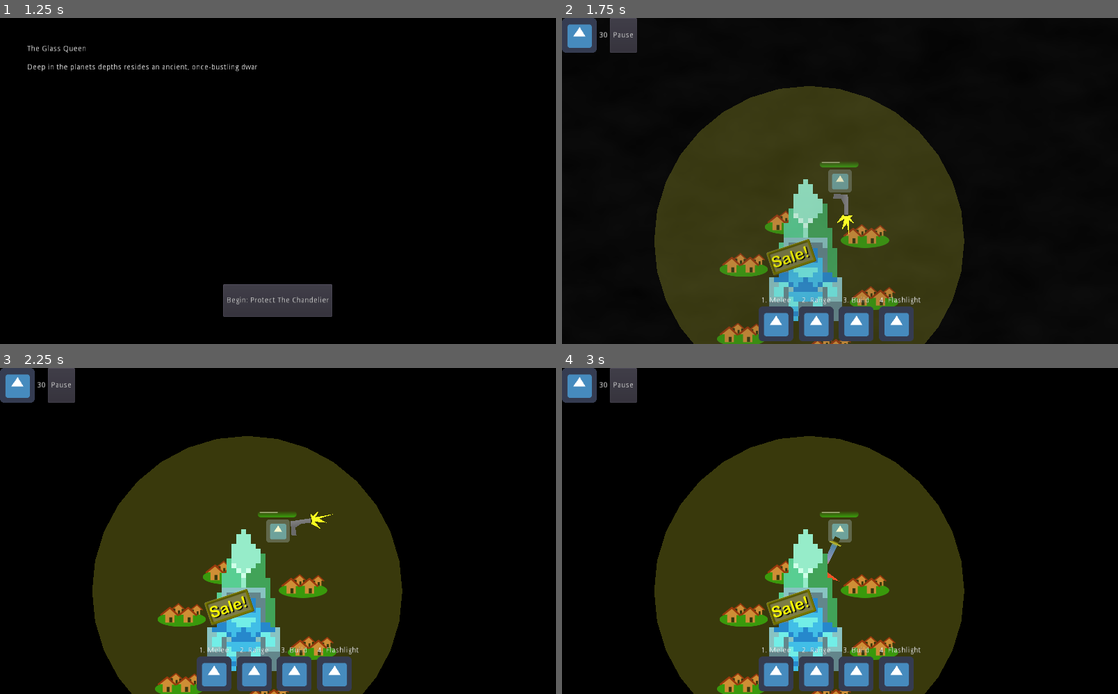
Above: before the commit, frames 1-4 (two rows, left to right).
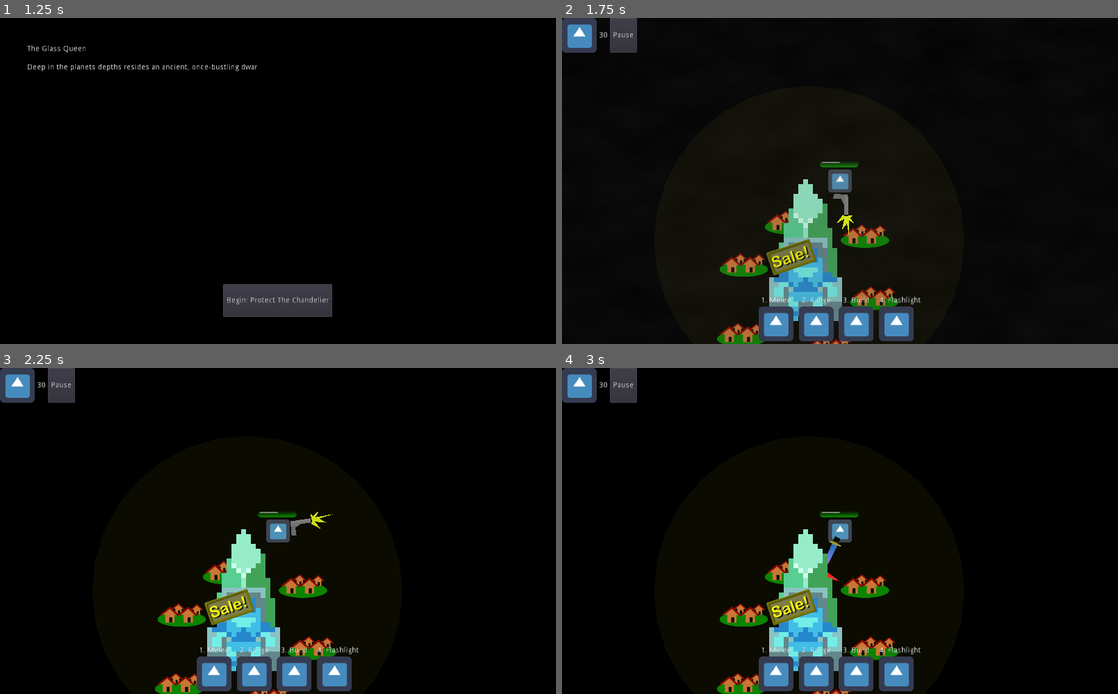
Above: after the commit, the same moments.

Repository: smclaughlan/GWJ52
Game: Godot game, scene res://Main.tscn
Same seed, same stepped clock (60 frames per second), same inputs: the game is played once before the commit and once after it. The engine's default icon, where the game draws it, is replaced by a stand-in: a white triangle on a blue panel in a dark square.
Inputs (mouse positions are in pixels of both pictures, inside the frame that each line leads up to):
- Up to frame 1 (1.25 s): click "Play" at 0.5 s
- Up to frame 2 (1.75 s): click "Begin: Protect The Chandelier" at 1.25 s
- Up to frame 3 (2.25 s): move the mouse to (400, 514) at 2.02 s; hold Space (right_hand) from 2.03 s (still down); tap G (build) at 2.1 s
- Up to frame 4 (3 s): release Space (right_hand) at 2.75 s; click (773, 674) at 2.77 s

Frame 1 is identical in both runs. In frame 2, 30% of the frame differs, in the area x 16-73%, y 20-100%; in frame 3, 30%; in frame 4, 30%.

Commit message:
pushing so Suricato can jump in.

Diff:
--- /dev/null
+++ b/GodotProject/Scenes/Objects/Projectiles/AOEProjectile.gd
@@ -0,0 +1,51 @@
+extends Area2D
+
+
+export var bullet_speed = 400.0
+export var bullet_damage = 20.0
+export var bullet_range = 300.0
+
+
+export var damage_attributes = {
+	"bleed":false,
+	"poison":false,
+	"fire":false,
+	"holy":false,
+	"armor_piercing":true,
+}
+
+enum States { DISABLED, INITIALIZING, MOVING, DEAD }
+var State = States.DISABLED
+
+signal hit(damage, impactVector, features)
+
+# Called when the node enters the scene tree for the first time.
+func _ready():
+	pass # Replace with function body.
+
+func init(pos, rot):
+	set_global_position(pos)
+	set_global_rotation(rot)
+	set_visible(true)
+	$CollisionShape2D.set_deferred("disabled", false)
+	State = States.MOVING
+
+# Called every frame. 'delta' is the elapsed time since the previous frame.
+func _process(delta):
+	if State == States.MOVING:
+		var fwdVector = (Vector2.RIGHT * bullet_speed).rotated(rotation)
+		position += fwdVector * delta * Global.game_speed
+
+
+func die():
+	# play some animation, then disappear
+	queue_free()
+
+
+func _on_Bullet_body_entered(body):
+	if body.has_method("_on_hit") and body != Global.player:
+		if not is_connected("hit", body, "_on_hit"):
+			var _err = connect("hit", body, "_on_hit")
+		var fwdVector = (Vector2.RIGHT * bullet_speed/3.0).rotated(rotation)
+		emit_signal("hit", bullet_damage, fwdVector, damage_attributes)
+		die()
--- /dev/null
+++ b/GodotProject/Scenes/Objects/Projectiles/AOEProjectile1.tscn
@@ -0,0 +1,26 @@
+[gd_scene load_steps=3 format=2]
+
+[ext_resource path="res://Scenes/Objects/Projectiles/AOEProjectile.gd" type="Script" id=1]
+
+[sub_resource type="RectangleShape2D" id=3]
+extents = Vector2( 97.5, 10 )
+
+[node name="AOEBomb" type="Area2D"]
+collision_layer = 8
+collision_mask = 2
+script = ExtResource( 1 )
+
+[node name="Sprite" type="Sprite" parent="."]
+
+[node name="Line2D" type="Line2D" parent="Sprite"]
+points = PoolVector2Array( 1, 0, 190, 0 )
+default_color = Color( 0.929412, 0.952941, 0.533333, 1 )
+
+[node name="CollisionShape2D" type="CollisionShape2D" parent="."]
+position = Vector2( 87.5, 0 )
+shape = SubResource( 3 )
+disabled = true
+
+[node name="DurationTimer" type="Timer" parent="."]
+
+[connection signal="body_entered" from="." to="." method="_on_Bullet_body_entered"]
--- /dev/null
+++ b/GodotProject/Scenes/Objects/Projectiles/GLUEProjectile.gd
@@ -0,0 +1,57 @@
+extends Area2D
+
+
+export var bullet_speed = 400.0
+export var bullet_damage = 20.0
+export var bullet_range = 300.0
+
+var elapsed_time : float
+
+export var damage_attributes = {
+	"glue":false,
+}
+
+enum States { DISABLED, INITIALIZING, MOVING, DEAD }
+var State = States.DISABLED
+
+signal hit(damage, impactVector, features)
+
+# Called when the node enters the scene tree for the first time.
+func _ready():
+	pass # Replace with function body.
+
+func init(pos, rot):
+	set_global_position(pos)
+	set_global_rotation(rot)
+	set_visible(true)
+	$CollisionShape2D.set_deferred("disabled", false)
+	State = States.MOVING
+
+# Called every frame. 'delta' is the elapsed time since the previous frame.
+func _process(delta):
+	elapsed_time += delta
+	if State == States.MOVING:
+		var amplitude = 830.0
+		var frequency = 0.01
+		var offsetVector = sin(elapsed_time/frequency) * amplitude * Vector2.UP.rotated(rotation)
+		var fwdVector = ((Vector2.RIGHT * bullet_speed)+offsetVector).rotated(rotation)
+		position += fwdVector * delta * Global.game_speed
+
+
+func die():
+	# play some animation, then disappear
+	queue_free()
+
+
+func _on_Bullet_body_entered(body):
+	if body.has_method("_on_hit") and body != Global.player:
+		if not is_connected("hit", body, "_on_hit"):
+			var _err = connect("hit", body, "_on_hit")
+		var fwdVector = (Vector2.RIGHT * bullet_speed/3.0).rotated(rotation)
+		emit_signal("hit", bullet_damage, fwdVector, damage_attributes)
+		die()
+
+
+
+func _on_DurationTimer_timeout():
+	queue_free()
--- /dev/null
+++ b/GodotProject/Scenes/Objects/Projectiles/GLUEProjectile1.tscn
@@ -0,0 +1,36 @@
+[gd_scene load_steps=3 format=2]
+
+[ext_resource path="res://Scenes/Objects/Projectiles/GLUEProjectile.gd" type="Script" id=1]
+
+[sub_resource type="RectangleShape2D" id=3]
+extents = Vector2( 18, 10 )
+
+[node name="GLUEStream" type="Area2D"]
+collision_layer = 8
+collision_mask = 2
+script = ExtResource( 1 )
+bullet_damage = 0.0
+damage_attributes = {
+"glue": true
+}
+
+[node name="Sprite" type="Sprite" parent="."]
+
+[node name="Line2D" type="Line2D" parent="Sprite"]
+position = Vector2( -7.66507, 0 )
+scale = Vector2( 0.148325, 1 )
+points = PoolVector2Array( 1, 0, 190, 0 )
+default_color = Color( 0.333333, 0.517647, 0.737255, 1 )
+
+[node name="CollisionShape2D" type="CollisionShape2D" parent="."]
+position = Vector2( 8, 0 )
+shape = SubResource( 3 )
+disabled = true
+
+[node name="DurationTimer" type="Timer" parent="."]
+wait_time = 0.8
+one_shot = true
+autostart = true
+
+[connection signal="body_entered" from="." to="." method="_on_Bullet_body_entered"]
+[connection signal="timeout" from="DurationTimer" to="." method="_on_DurationTimer_timeout"]
--- a/GodotProject/Scenes/Objects/Towers/AOETurret.tscn
+++ b/GodotProject/Scenes/Objects/Towers/AOETurret.tscn
@@ -5,7 +5,7 @@
 [ext_resource path="res://_common/Materials/32pxTransparent.png" type="Texture" id=3]
 [ext_resource path="res://Scenes/Objects/Towers/TowerWireSockets.tscn" type="PackedScene" id=4]
 [ext_resource path="res://Scenes/Objects/Towers/PLACEHOLDER/tower2Sprite.png" type="Texture" id=5]
-[ext_resource path="res://Scenes/Objects/Projectiles/Bullet.tscn" type="PackedScene" id=6]
+[ext_resource path="res://Scenes/Objects/Projectiles/AOEProjectile1.tscn" type="PackedScene" id=6]
 
 [sub_resource type="CircleShape2D" id=1]
 
--- a/GodotProject/Scenes/Objects/Towers/GLUETurret.tscn
+++ b/GodotProject/Scenes/Objects/Towers/GLUETurret.tscn
@@ -1,18 +1,19 @@
 [gd_scene load_steps=8 format=2]
 
+[ext_resource path="res://Scenes/Objects/Projectiles/GLUEProjectile1.tscn" type="PackedScene" id=1]
 [ext_resource path="res://Scenes/Objects/Towers/TowerTurret.gd" type="Script" id=2]
 [ext_resource path="res://_common/Materials/32pxTransparent.png" type="Texture" id=3]
 [ext_resource path="res://Scenes/Objects/Towers/TowerWireSockets.tscn" type="PackedScene" id=4]
 [ext_resource path="res://Scenes/Objects/Towers/PLACEHOLDER/crystal_blue.png" type="Texture" id=5]
 [ext_resource path="res://Scenes/Objects/Towers/PLACEHOLDER/tower2Sprite.png" type="Texture" id=6]
-[ext_resource path="res://Scenes/Objects/Projectiles/Bullet.tscn" type="PackedScene" id=7]
 
 [sub_resource type="CircleShape2D" id=1]
 
 [node name="GLUETurret" type="Node2D"]
 script = ExtResource( 2 )
-bullet_scene_1 = ExtResource( 7 )
-bullet_scene_2 = ExtResource( 7 )
+bullet_scene_1 = ExtResource( 1 )
+bullet_scene_2 = ExtResource( 1 )
+turret_reload_delay = 0.1
 
 [node name="EnemyDetectionArea" type="Area2D" parent="."]
 collision_layer = 0
--- a/GodotProject/Scenes/Objects/Towers/TowerTurret.gd
+++ b/GodotProject/Scenes/Objects/Towers/TowerTurret.gd
@@ -12,7 +12,7 @@
 #var turret_type = "beam"
 var tower_type : int # from Global.Tower_Types enum
 var turret_range = 30
-var turret_reload_delay = 0.75
+export var turret_reload_delay = 0.75
 var projectile_speed : float # declared in bullet scene
 var target = null
 
@@ -140,4 +140,4 @@
 
 
 func _draw():
-	draw_circle(Vector2.ZERO, 10.0 * turret_range, Color(0.9, 0.9, 0.2, 0.25))
+	draw_circle(Vector2.ZERO, 10.0 * turret_range, Color(0.9, 0.9, 0.2, 0.05))
